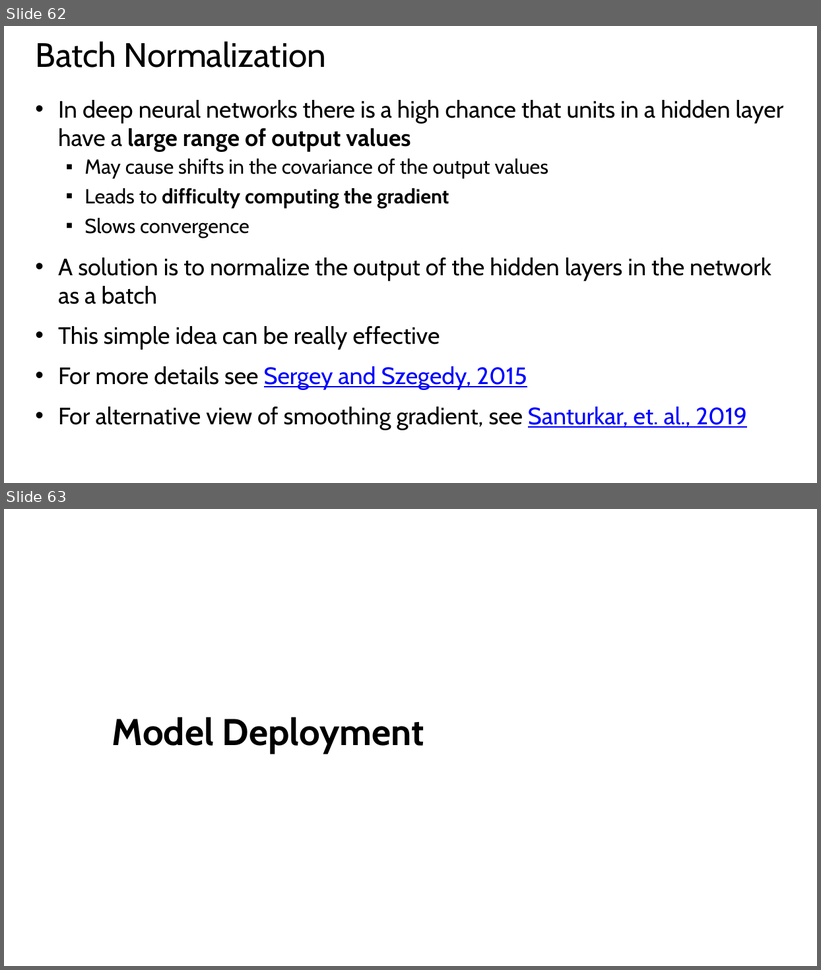
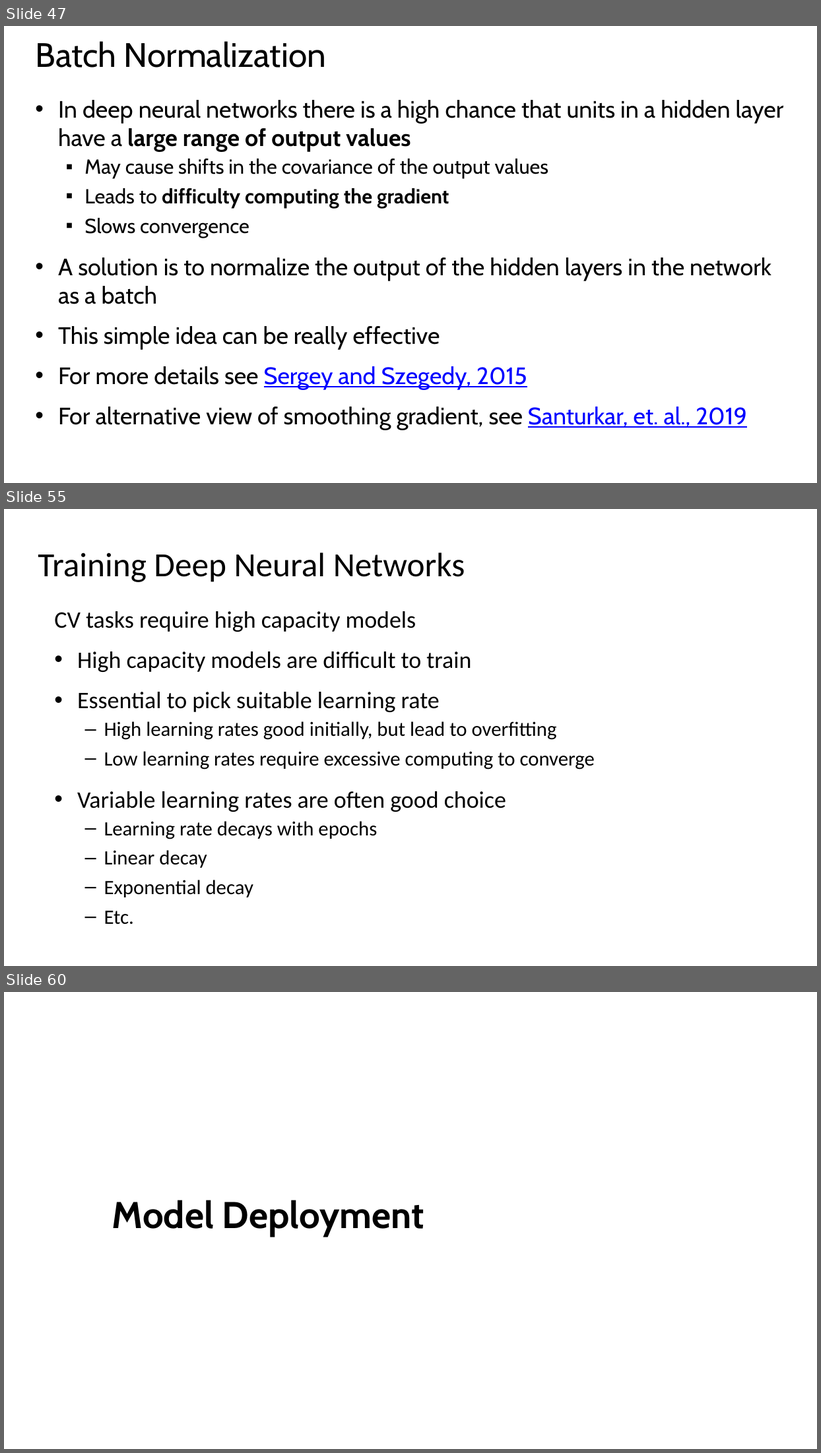
Before and after one commit to StephenElston/CSCI-E25, a slide deck: Slides/5_BuildingBlocksOfDeepLearning.pptx. Shown one above the other, each under a label of ours: slides 62 and 63 before the commit, slides 47, 55 and 60 after it; the slides between them are not shown. The pictures are 821x970 and 821x1453 pixels, drawn with LibreOffice and Linux fonts; fonts in the diff are those of the drawing. Boxes give left, top, right and bottom in pixels: in the first picture for what was removed or moved away, otherwise in the second. Text is boxed around its words. In the diff, an @@ line names an element or a change of style, - is before the commit and + after.

Commit message:
Added slides on NN architecture and learning

```diff
--- a/Slides/5_BuildingBlocksOfDeepLearning.pptx
+++ b/Slides/5_BuildingBlocksOfDeepLearning.pptx
@@ slide 55 added at box(4, 509, 817, 966), background #FFFFFF @@
@@ title added at box(38, 553, 465, 582), 40 pt, text #000000 @@
+Training Deep Neural Networks
@@ text added at box(54, 611, 595, 925), 24 pt, text #000000 @@
+CV tasks require high capacity models
+• High capacity models are difficult to train
+• Essential to pick suitable learning rate
+  – High learning rates good initially, but lead to overfitting
+  – Low learning rates require excessive computing to converge
+• Variable learning rates are often good choice
+  – Learning rate decays with epochs
+  – Linear decay
+  – Exponential decay
+  – Etc.
@@ what was slide 62 is now slide 47 @@
@@ what was slide 63 is now slide 60 @@
```
Also in this commit, not shown: 2 slides changed, 11 other slides added.
